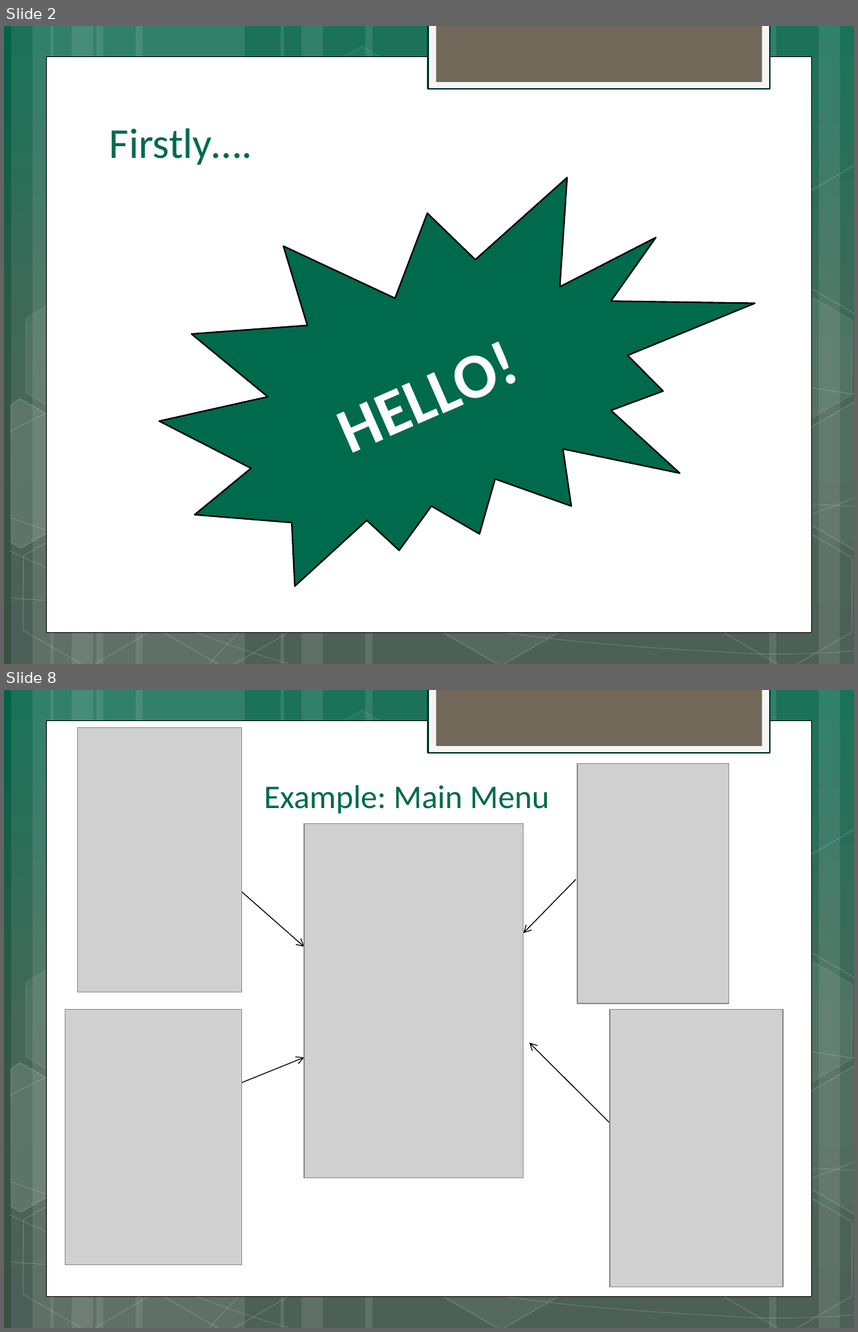
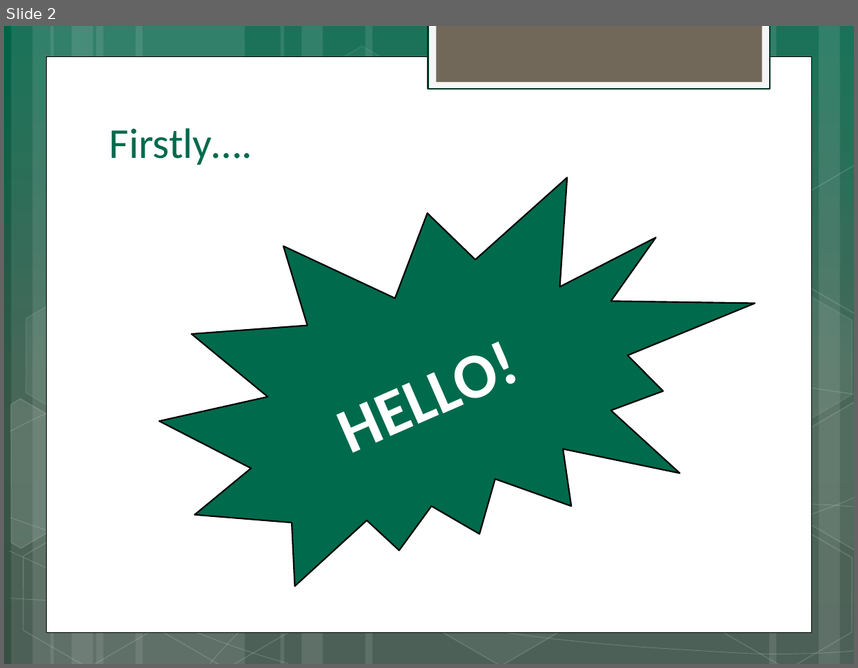
Before and after one commit to d-baranowski/Team-2, a slide deck: Powerpoint for Dragons Den/Dragons Den Presentation.pptx. Shown one above the other, each under a label of ours: slides 2 and 8 before the commit, slide 2 after it; the slides between them are not shown. The pictures are 858x1332 and 858x668 pixels, drawn with LibreOffice and Linux fonts; fonts in the diff are those of the drawing; grey boxes stand for pictures. Boxes give left, top, right and bottom in pixels: in the first picture for what was removed or moved away, otherwise in the second. Text is boxed around its words. In the diff, an @@ line names an element or a change of style, - is before the commit and + after.

```diff
--- a/Powerpoint for Dragons Den/Dragons Den Presentation.pptx
+++ b/Powerpoint for Dragons Den/Dragons Den Presentation.pptx
@@ slide 8 removed at box(4, 690, 854, 1328), background gradient #006347 to #375648 to #385044; not listed: 31 template elements that a slide beside it also shows @@
@@ picture removed at box(78, 727, 242, 992) @@
@@ picture removed at box(578, 763, 729, 1003) @@
@@ title removed at box(264, 785, 549, 814) @@
-Example: Main Menu
@@ picture removed at box(304, 823, 524, 1177) @@
@@ arrow removed from (242, 891) to (304, 947) @@
@@ arrow removed from (576, 880) to (524, 933) @@
@@ picture removed at box(65, 1009, 242, 1264) @@
@@ picture removed at box(610, 1009, 784, 1286) @@
@@ arrow removed from (242, 1083) to (304, 1057) @@
@@ arrow removed from (610, 1123) to (529, 1043) @@
```
Also in this commit, not shown: 1 slide changed, 12 slides added, 4 other slides removed.
